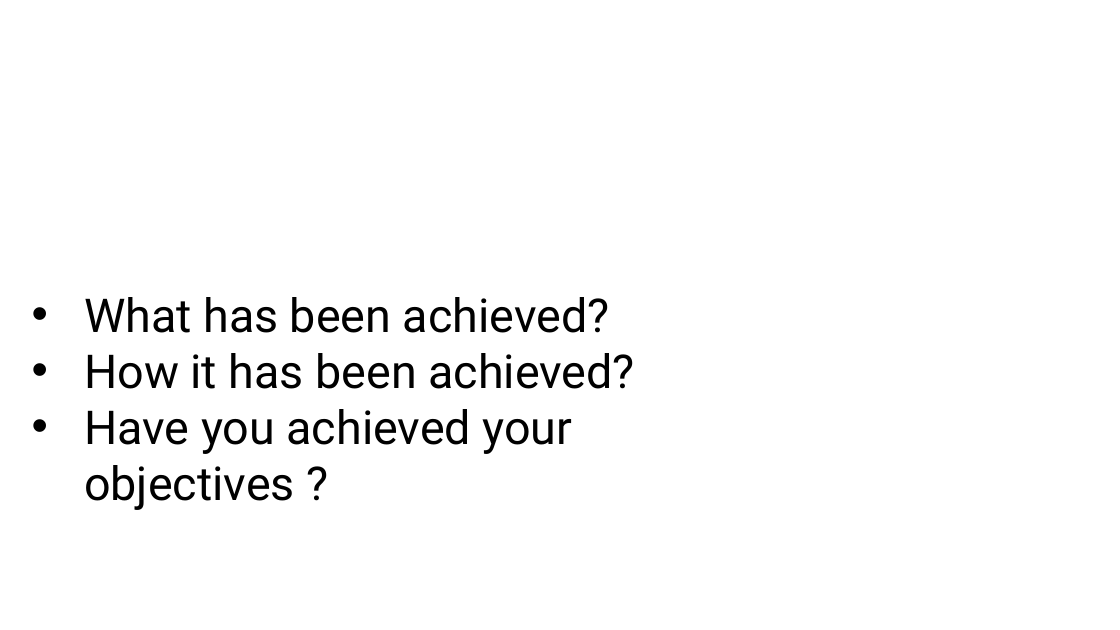
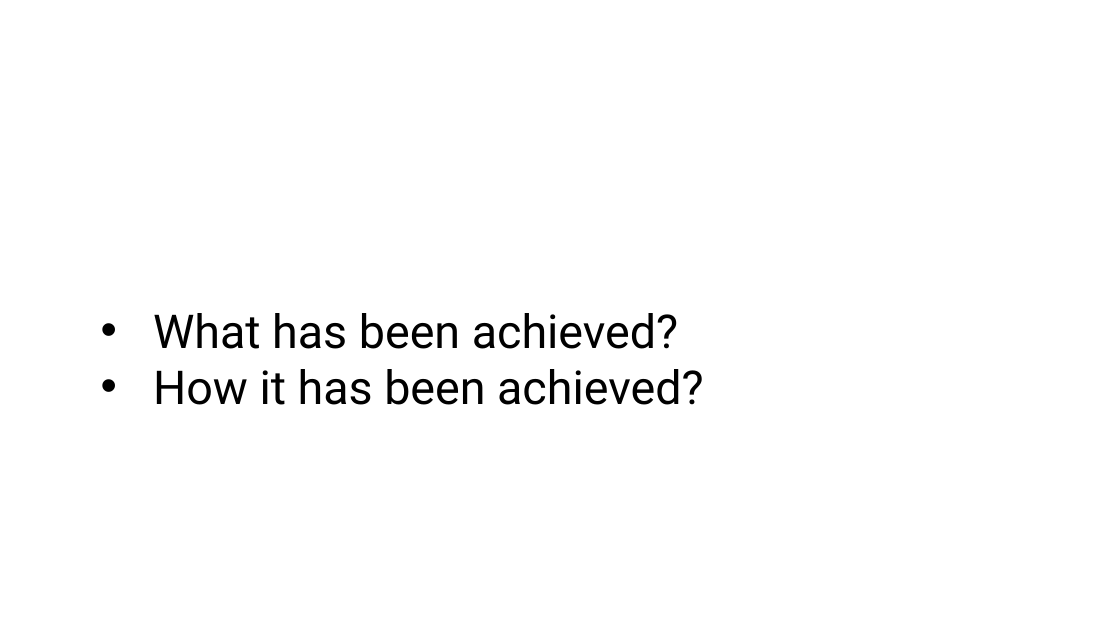
Before and after one commit to islambassiem/5LD02, a slide deck: slide 3 of PMS/Final Presentation.pptx. Drawn at 1120x630 pixels with LibreOffice and Linux fonts; fonts in the diff are those of the drawing; background and template pictures are left out. Boxes give left, top, right and bottom in pixels: in the first picture for what was removed or moved away, otherwise in the second. Text is boxed around its words. In the diff, an @@ line names an element or a change of style, - is before the commit and + after.

```diff
--- a/PMS/Final Presentation.pptx
+++ b/PMS/Final Presentation.pptx
@@ text "What has been achieved?": place and size @@
-text "What has been achieved?" at [84,297,634,510]
+text "What has been achieved?" at [153,313,703,405]
@@ text at [84,409,573,510]: paragraph removed @@
-• Have you achieved your objectives ?
```
Also in this commit, not shown: 5 other slides changed, 2 slides added, 5 slides removed, 1 other file.
